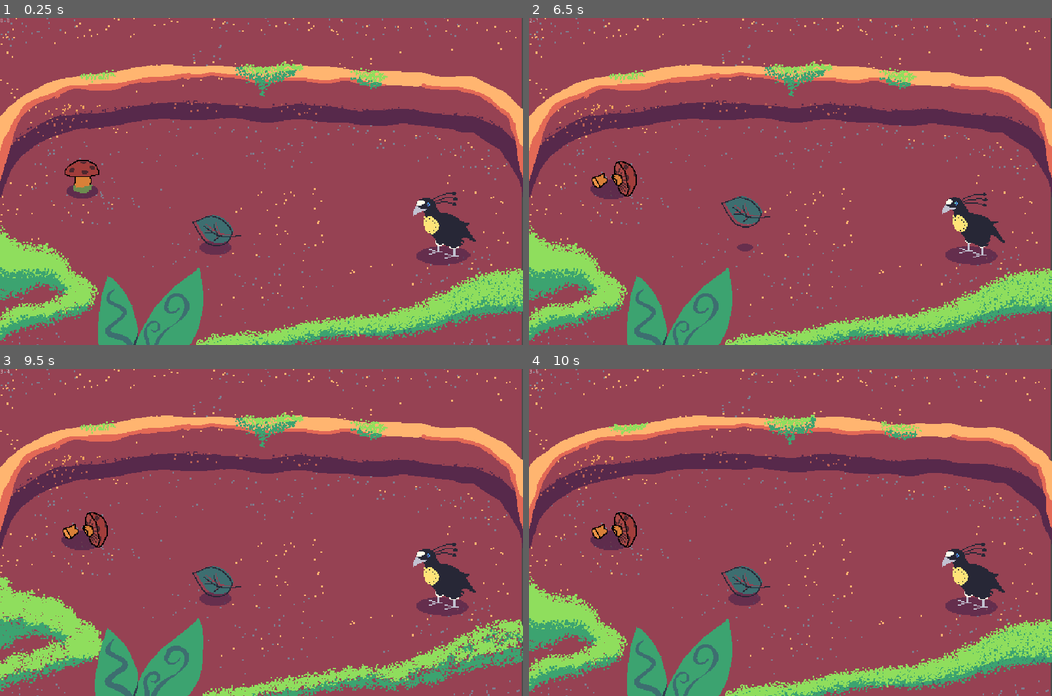
Above: before the commit, frames 1-4 (two rows, left to right).
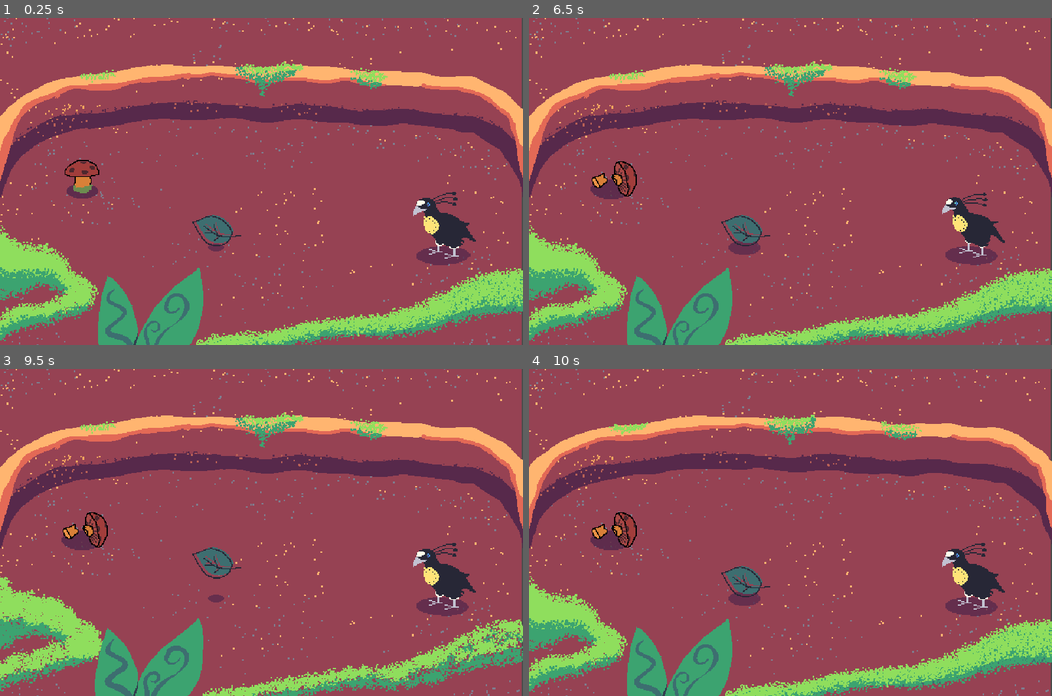
Above: after the commit, the same moments.

Repository: mapedorr/CapstoneGame
Game: Godot game, scene res://Limpiar/CleaningGame.tscn
Same seed, same stepped clock (60 frames per second), same inputs: the game is played once before the commit and once after it. Sound files missing from this copy of the repository are replaced by a short silence.
Inputs (mouse positions are in pixels of both pictures, inside the frame that each line leads up to):
- Up to frame 1 (0.25 s): no input
- Up to frame 2 (6.5 s): drag from (743, 230) to (612, 174) at 0.52 s; click "Start" at 1.25 s; drag from (612, 174) to (743, 230) at 2.02 s; move the mouse to (842, 109) at 2.77 s; click (842, 109) at 2.92 s; drag from (764, 246) to (633, 132) at 3.52 s; move the mouse to (947, 230) at 4.27 s; click (947, 230) at 4.42 s; drag from (633, 132) to (743, 230) at 5.02 s; move the mouse to (816, 181) at 5.77 s; click (816, 181) at 5.92 s
- Up to frame 3 (9.5 s): drag from (183, 450) to (214, 561) at 6.52 s; move the mouse to (376, 516) at 7.27 s; click (376, 516) at 7.42 s; drag from (156, 548) to (235, 597) at 8.02 s; move the mouse to (313, 460) at 8.77 s; click (313, 460) at 8.92 s
- Up to frame 4 (10 s): drag from (764, 597) to (633, 483) at 9.52 s

The runs differ from the first frame. In frame 1, 0.1% of the frame differs, in the area x 0-45%, y 0-73%; in frame 2, 0.9%; in frame 3, 0.9%, in the area x 0-47%, y 0-73%; in frame 4, less than 0.1%.

Commit message:
Particle, UI assets and mugre system check

Diff:
--- a/Limpiar/CleaningGame.tscn
+++ b/Limpiar/CleaningGame.tscn
@@ -514,18 +514,17 @@
 valign = 1
 
 [node name="MusicManager" type="Node" parent="."]
-editor/display_folded = true
 script = ExtResource( 9 )
 
 [node name="Fade" type="Tween" parent="MusicManager"]
 
 [node name="Metronome" type="Node" parent="MusicManager"]
-editor/display_folded = true
 script = ExtResource( 10 )
 bpm = 110.0
 eight = true
 
 [node name="Display" type="Label" parent="MusicManager/Metronome"]
+visible = false
 margin_right = 40.0
 margin_bottom = 14.0
 
--- a/Limpiar/Leaf/Breakable.gd
+++ b/Limpiar/Leaf/Breakable.gd
@@ -6,6 +6,7 @@
 var kill_called = false
 
 func _ready():
+	cuando2 = cuando
 	if random_movement:
 		randomize()
 		cuando2 = randi() % max_count + 1
--- a/Limpiar/Leaf/Flower.tscn
+++ b/Limpiar/Leaf/Flower.tscn
@@ -198,7 +198,7 @@
 "times": PoolRealArray( 0, 0.7, 1 ),
 "transitions": PoolRealArray( 1, 1, 1 ),
 "update": 0,
-"values": [ Vector2( 1, 1 ), Vector2( 1, 1 ), Vector2( 1e-005, 1e-005 ) ]
+"values": [ Vector2( 1, 1 ), Vector2( 1, 1 ), Vector2( 1e-05, 1e-05 ) ]
 }
 tracks/3/type = "value"
 tracks/3/path = NodePath("Shadow:visible")
@@ -249,7 +249,7 @@
 "times": PoolRealArray( 0, 0.7, 1 ),
 "transitions": PoolRealArray( 1, 1, 1 ),
 "update": 0,
-"values": [ Vector2( 1, 1 ), Vector2( 1, 1 ), Vector2( 1e-005, 1e-005 ) ]
+"values": [ Vector2( 1, 1 ), Vector2( 1, 1 ), Vector2( 1e-05, 1e-05 ) ]
 }
 tracks/3/type = "value"
 tracks/3/path = NodePath("Shadow:visible")
@@ -273,7 +273,7 @@
 
 [node name="Flower" type="Node2D"]
 script = ExtResource( 1 )
-random_movement = true
+cuando = 5
 
 [node name="Sprite" type="Sprite" parent="."]
 position = Vector2( 0.139345, -0.0928965 )
--- a/Limpiar/Leaf/Leaf.tscn
+++ b/Limpiar/Leaf/Leaf.tscn
@@ -1,12 +1,12 @@
-[gd_scene load_steps=12 format=2]
+[gd_scene load_steps=13 format=2]
 
 [ext_resource path="res://Limpiar/Leaf/SwipeObject.gd" type="Script" id=1]
 [ext_resource path="res://Limpiar/leaf.png" type="Texture" id=2]
-[ext_resource path="res://Assets/Particles/dirt_01.png" type="Texture" id=3]
-[ext_resource path="res://Assets/Sprites/mugre_shadow.png" type="Texture" id=4]
-[ext_resource path="res://addons/swipe-detector/swipe_detector.gd" type="Script" id=5]
-[ext_resource path="res://addons/swipe-detector/icon.png" type="Texture" id=6]
-[ext_resource path="res://Audio/SFX/SFX_LeafSpawn.ogg" type="AudioStream" id=7]
+[ext_resource path="res://Assets/Sprites/mugre_shadow.png" type="Texture" id=3]
+[ext_resource path="res://addons/swipe-detector/swipe_detector.gd" type="Script" id=4]
+[ext_resource path="res://addons/swipe-detector/icon.png" type="Texture" id=5]
+[ext_resource path="res://Audio/SFX/SFX_LeafSpawn.ogg" type="AudioStream" id=6]
+[ext_resource path="res://Limpiar/Sprites/Particle.png" type="Texture" id=7]
 
 [sub_resource type="Animation" id=1]
 resource_name = "Dance"
@@ -45,7 +45,7 @@
 "times": PoolRealArray( 0, 0.1, 0.2 ),
 "transitions": PoolRealArray( 1, 1, 1 ),
 "update": 1,
-"values": [ Vector2( -18, 0 ), Vector2( -38, -1.78814e-006 ), Vector2( -18, 0 ) ]
+"values": [ Vector2( -18, 0 ), Vector2( -38, -1.78814e-06 ), Vector2( -18, 0 ) ]
 }
 tracks/3/type = "value"
 tracks/3/path = NodePath("Shadow:scale")
@@ -74,6 +74,7 @@
 
 [sub_resource type="Animation" id=2]
 resource_name = "DeathLeft"
+length = 1.4
 tracks/0/type = "value"
 tracks/0/path = NodePath(".:position")
 tracks/0/interp = 1
@@ -108,7 +109,7 @@
 "times": PoolRealArray( 0, 0.6, 1 ),
 "transitions": PoolRealArray( 1, 1, 1 ),
 "update": 0,
-"values": [ Vector2( 1, 1 ), Vector2( 1, 1 ), Vector2( 1e-005, 1e-005 ) ]
+"values": [ Vector2( 1, 1 ), Vector2( 1, 1 ), Vector2( 1e-05, 1e-05 ) ]
 }
 tracks/3/type = "value"
 tracks/3/path = NodePath("Shadow:visible")
@@ -122,9 +123,46 @@
 "update": 1,
 "values": [ false ]
 }
+tracks/4/type = "value"
+tracks/4/path = NodePath("../Particle:visible")
+tracks/4/interp = 1
+tracks/4/loop_wrap = true
+tracks/4/imported = false
+tracks/4/enabled = true
+tracks/4/keys = {
+"times": PoolRealArray( 0, 1, 1.4 ),
+"transitions": PoolRealArray( 1, 1, 1 ),
+"update": 1,
+"values": [ false, true, false ]
+}
+tracks/5/type = "value"
+tracks/5/path = NodePath("../Particle:frame")
+tracks/5/interp = 1
+tracks/5/loop_wrap = true
+tracks/5/imported = false
+tracks/5/enabled = true
+tracks/5/keys = {
+"times": PoolRealArray( 1, 1.1, 1.2, 1.3 ),
+"transitions": PoolRealArray( 1, 1, 1, 12416.8 ),
+"update": 1,
+"values": [ 0, 1, 2, 3 ]
+}
+tracks/6/type = "value"
+tracks/6/path = NodePath("../Particle:position")
+tracks/6/interp = 1
+tracks/6/loop_wrap = true
+tracks/6/imported = false
+tracks/6/enabled = true
+tracks/6/keys = {
+"times": PoolRealArray( 1 ),
+"transitions": PoolRealArray( 1 ),
+"update": 0,
+"values": [ Vector2( -90.4888, -9.89722 ) ]
+}
 
 [sub_resource type="Animation" id=3]
 resource_name = "DeathRight"
+length = 1.4
 tracks/0/type = "value"
 tracks/0/path = NodePath(".:position")
 tracks/0/interp = 1
@@ -159,22 +197,60 @@
 "times": PoolRealArray( 0, 0.7, 1 ),
 "transitions": PoolRealArray( 1, 1, 1 ),
 "update": 0,
-"values": [ Vector2( 1, 1 ), Vector2( 1, 1 ), Vector2( 1e-005, 1e-005 ) ]
+"values": [ Vector2( 1, 1 ), Vector2( 1, 1 ), Vector2( 1e-05, 1e-05 ) ]
 }
 tracks/3/type = "value"
-tracks/3/path = NodePath("Shadow:visible")
+tracks/3/path = NodePath("../Particle:visible")
 tracks/3/interp = 1
 tracks/3/loop_wrap = true
 tracks/3/imported = false
 tracks/3/enabled = true
 tracks/3/keys = {
-"times": PoolRealArray( 0.0105023 ),
+"times": PoolRealArray( 0, 1, 1.4 ),
+"transitions": PoolRealArray( 1, 1, 1 ),
+"update": 1,
+"values": [ false, true, false ]
+}
+tracks/4/type = "value"
+tracks/4/path = NodePath("../Particle:frame")
+tracks/4/interp = 1
+tracks/4/loop_wrap = true
+tracks/4/imported = false
+tracks/4/enabled = true
+tracks/4/keys = {
+"times": PoolRealArray( 1, 1.1, 1.2, 1.3 ),
+"transitions": PoolRealArray( 1, 1, 1, 1 ),
+"update": 1,
+"values": [ 0, 1, 2, 3 ]
+}
+tracks/5/type = "value"
+tracks/5/path = NodePath("../Particle:position")
+tracks/5/interp = 1
+tracks/5/loop_wrap = true
+tracks/5/imported = false
+tracks/5/enabled = true
+tracks/5/keys = {
+"times": PoolRealArray( 1 ),
+"transitions": PoolRealArray( 1 ),
+"update": 0,
+"values": [ Vector2( 90.4889, -18.1548 ) ]
+}
+tracks/6/type = "value"
+tracks/6/path = NodePath("Shadow:visible")
+tracks/6/interp = 1
+tracks/6/loop_wrap = true
+tracks/6/imported = false
+tracks/6/enabled = true
+tracks/6/keys = {
+"times": PoolRealArray( 0 ),
 "transitions": PoolRealArray( 1 ),
 "update": 1,
 "values": [ false ]
 }
 
-[sub_resource type="CapsuleShape2D" id=4]
+[sub_resource type="AnimatedTexture" id=4]
+
+[sub_resource type="CapsuleShape2D" id=5]
 radius = 18.6056
 height = 19.9381
 
@@ -183,10 +259,9 @@
 __meta__ = {
 "_edit_horizontal_guides_": [ 18.0 ]
 }
-random_movement = true
+cuando = 3
 
 [node name="Sprite" type="Sprite" parent="."]
-editor/display_folded = true
 rotation = -1.5708
 texture = ExtResource( 2 )
 
@@ -197,12 +272,11 @@
 
 [node name="Particles2D" type="CPUParticles2D" parent="Sprite"]
 scale = Vector2( 0.5, 0.5 )
-emitting = false
 amount = 1
 lifetime = 4.18
 speed_scale = 9.31
 explosiveness = 0.3
-texture = ExtResource( 3 )
+texture = SubResource( 4 )
 emission_shape = 2
 emission_rect_extents = Vector2( 1, 1 )
 flag_align_y = true
@@ -217,17 +291,17 @@
 modulate = Color( 1, 1, 1, 0.776471 )
 position = Vector2( -18, 0 )
 rotation = 1.5708
+scale = Vector2( 0.5, 0.5 )
 z_index = -1
-texture = ExtResource( 4 )
+texture = ExtResource( 3 )
 hframes = 3
 
 [node name="Tween" type="Tween" parent="."]
 
 [node name="SwipeDetector" type="Node" parent="."]
-editor/display_folded = true
-script = ExtResource( 5 )
+script = ExtResource( 4 )
 __meta__ = {
-"_editor_icon": ExtResource( 6 )
+"_editor_icon": ExtResource( 5 )
 }
 distance_threshold = 0.01
 
@@ -235,8 +309,16 @@
 
 [node name="CollisionShape2D" type="CollisionShape2D" parent="SwipeDetector/Area2D"]
 rotation = -1.5708
-shape = SubResource( 4 )
+shape = SubResource( 5 )
 
 [node name="SFX_Spawn" type="AudioStreamPlayer2D" parent="."]
-stream = ExtResource( 7 )
+stream = ExtResource( 6 )
 volume_db = -4.0
+
+[node name="Particle" type="Sprite" parent="."]
+visible = false
+position = Vector2( -90.4888, -9.89722 )
+scale = Vector2( 0.5, 0.5 )
+texture = ExtResource( 7 )
+hframes = 4
+frame = 3
--- a/Limpiar/Leaf/Mushroom.tscn
+++ b/Limpiar/Leaf/Mushroom.tscn
@@ -235,7 +235,7 @@
 "times": PoolRealArray( 0, 0.7, 1 ),
 "transitions": PoolRealArray( 1, 1, 1 ),
 "update": 0,
-"values": [ Vector2( 1, 1 ), Vector2( 1, 1 ), Vector2( 1e-005, 1e-005 ) ]
+"values": [ Vector2( 1, 1 ), Vector2( 1, 1 ), Vector2( 1e-05, 1e-05 ) ]
 }
 tracks/3/type = "value"
 tracks/3/path = NodePath("Shadow:visible")
@@ -286,7 +286,7 @@
 "times": PoolRealArray( 0, 0.7, 1 ),
 "transitions": PoolRealArray( 1, 1, 1 ),
 "update": 0,
-"values": [ Vector2( 1, 1 ), Vector2( 1, 1 ), Vector2( 1e-005, 1e-005 ) ]
+"values": [ Vector2( 1, 1 ), Vector2( 1, 1 ), Vector2( 1e-05, 1e-05 ) ]
 }
 tracks/3/type = "value"
 tracks/3/path = NodePath("Shadow:visible")
@@ -311,7 +311,7 @@
 [node name="Mushroom" type="Node2D"]
 scale = Vector2( 2.3, 2.3 )
 script = ExtResource( 1 )
-random_movement = true
+cuando = 7
 
 [node name="Sprite" type="Sprite" parent="."]
 position = Vector2( 1.68772, -1.12515 )
--- a/Limpiar/Leaf/Stick.tscn
+++ b/Limpiar/Leaf/Stick.tscn
@@ -44,7 +44,7 @@
 "times": PoolRealArray( 0, 0.1, 0.2 ),
 "transitions": PoolRealArray( 1, 1, 1 ),
 "update": 1,
-"values": [ Vector2( -9, 0 ), Vector2( -29, -9.53674e-007 ), Vector2( -9, 0 ) ]
+"values": [ Vector2( -9, 0 ), Vector2( -29, -9.53674e-07 ), Vector2( -9, 0 ) ]
 }
 tracks/3/type = "value"
 tracks/3/path = NodePath("Shadow:scale")
@@ -119,7 +119,7 @@
 "times": PoolRealArray( 0, 0.7, 1 ),
 "transitions": PoolRealArray( 1, 1, 1 ),
 "update": 0,
-"values": [ Vector2( 1, 1 ), Vector2( 1, 1 ), Vector2( 1e-005, 1e-005 ) ]
+"values": [ Vector2( 1, 1 ), Vector2( 1, 1 ), Vector2( 1e-05, 1e-05 ) ]
 }
 tracks/3/type = "value"
 tracks/3/path = NodePath("Shadow:visible")
@@ -170,7 +170,7 @@
 "times": PoolRealArray( 0, 0.7, 1 ),
 "transitions": PoolRealArray( 1, 1, 1 ),
 "update": 0,
-"values": [ Vector2( 1, 1 ), Vector2( 1, 1 ), Vector2( 1e-005, 1e-005 ) ]
+"values": [ Vector2( 1, 1 ), Vector2( 1, 1 ), Vector2( 1e-05, 1e-05 ) ]
 }
 tracks/3/type = "value"
 tracks/3/path = NodePath("Shadow:visible")
@@ -194,7 +194,6 @@
 __meta__ = {
 "_edit_horizontal_guides_": [ 9.0 ]
 }
-random_movement = true
 
 [node name="Sprite" type="Sprite" parent="."]
 rotation = -1.5708
--- a/Limpiar/Leaf/SwipeObject.gd
+++ b/Limpiar/Leaf/SwipeObject.gd
@@ -9,7 +9,7 @@
 export(bool) var random_movement
 export(int) var max_count = 8
 
-var count = 2
+var count = 1
 var spawned = false
 var in_game = false
 
@@ -21,9 +21,9 @@
 	$SwipeDetector.connect("swiped", self, "_on_swiped")
 	$Sprite/Animator.connect("animation_finished", self, "self_destroy")
 
-	if random_movement:
-		randomize()
-		cuando = randi() % max_count + 1
+#	if random_movement:
+#		randomize()
+#		cuando = randi() % max_count + 1
 
 func _enter_tree():
 	if self.has_node("SFX_Spawn") and spawned:
@@ -86,7 +86,9 @@
 
 	if cuando == count:
 		$Sprite/Animator.play("Dance")
-	count += 1
+		count += 1
+	else:
+		count += 1
 	if count > max_count:
 		count = 1
 
--- a/Limpiar/Limpiar.gd
+++ b/Limpiar/Limpiar.gd
@@ -108,6 +108,7 @@
 	new_mugre.set_scale(Vector2(2.3, 2.3))
 	new_mugre.spawned = true
 	new_mugre.in_game = true
+	new_mugre.count = $MusicManager/Metronome.current_beat + 1
 	# Connect listeners for mugre's signals
 	$MusicManager/Metronome/Timer.connect("timeout", new_mugre, "move")
 	new_mugre.connect("swipe_object_deleted", self, "check_dirt")
@@ -203,12 +204,16 @@
 	if index == 1:
 		# The leaf is ready to be SWIPED
 		$LeafContainer/Leaf.in_game = true
+		$LeafContainer/Leaf.connect("object_swiped", self, "play_whoosh")
 	elif index == 2:
 		# The mushroom is ready to be SWIPED
 		$LeafContainer/Mushroom.in_game = true
+		$LeafContainer/Mushroom.connect("object_swiped", self, "play_whoosh")
 	else:
 		dirt_on_ground = 1
 		check_dirt()
 
+
+
 func start_game():
 	$MusicManager.start_metronome()
--- a/default_bus_layout.tres
+++ b/default_bus_layout.tres
@@ -1,6 +1,7 @@
 [gd_resource type="AudioBusLayout" format=2]
 
 [resource]
+bus/0/volume_db = -9.4
 bus/1/name = "Music"
 bus/1/solo = false
 bus/1/mute = false
Binary file added: Limpiar/Sprites/Particle.png
Not shown, added: Limpiar/Sprites/Particle.png.import
Binary file added: Limpiar/Sprites/Particle_An.png
Not shown, added: Limpiar/Sprites/Particle_An.png.import
Binary file changed: ui/assets/bird.png
